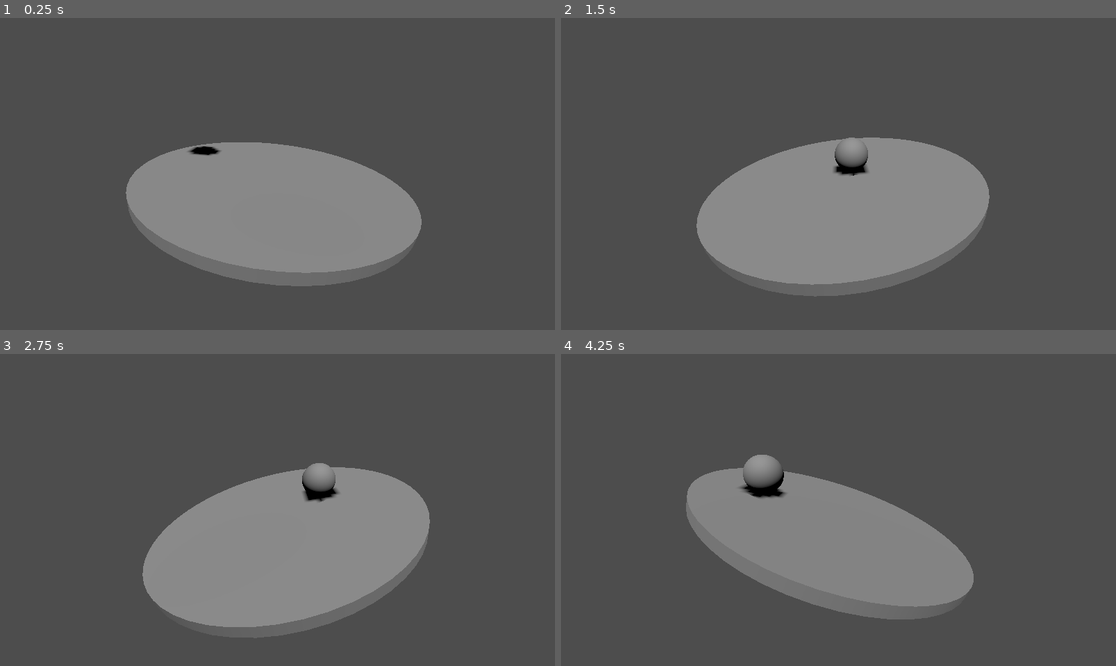
Above: before the commit, frames 1-4 (two rows, left to right).
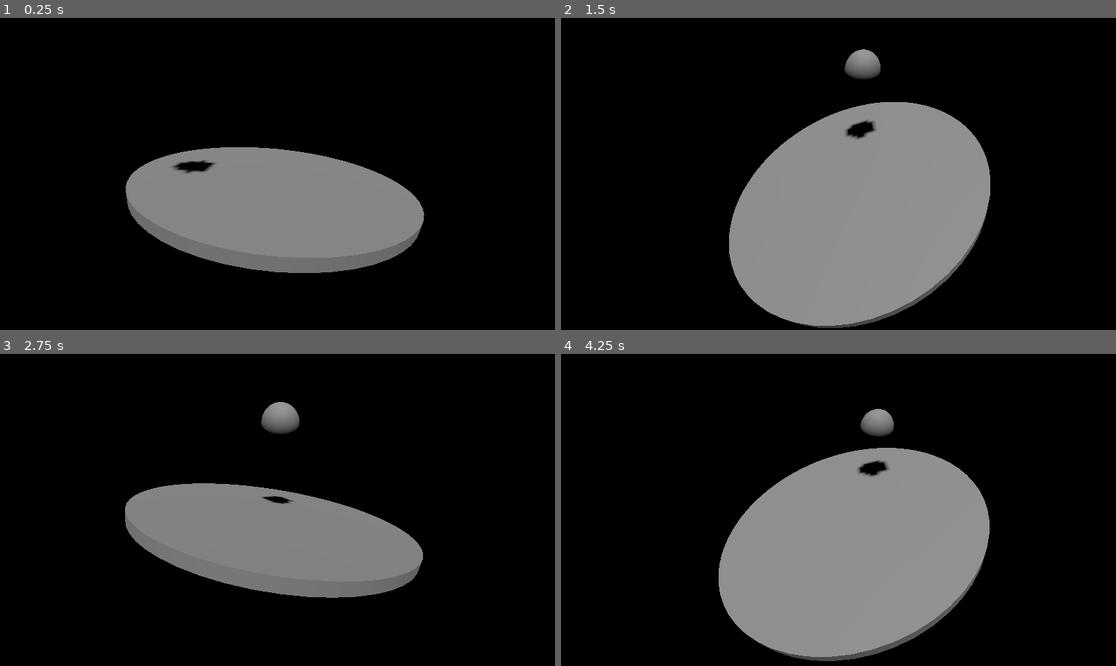
Above: after the commit, the same moments.

Repository: nonyx777/Balance3D
Game: Godot game, scene res://scenes/main.tscn
The game is run twice, just before and just after one commit, with the same random seed, the same clock (stepped at 60 frames per second) and the same inputs.
Inputs:
- Up to frame 1 (0.25 s): no input
- Up to frame 2 (1.5 s): no input
- Up to frame 3 (2.75 s): no input
- Up to frame 4 (4.25 s): no input

The runs differ from the first frame. In frame 1, 84% of the frame differs, in the area x 0-100%, y 0-100%; in frame 2, 82%; in frame 3, 88%; in frame 4, 87%.

Commit message:
bouncy ball, black background and other minor changes

Diff:
--- a/scenes/ball.tscn
+++ b/scenes/ball.tscn
@@ -1,8 +1,7 @@
 [gd_scene load_steps=4 format=3 uid="uid://kmdkwrwgwn7p"]
 
 [sub_resource type="PhysicsMaterial" id="PhysicsMaterial_hqqwv"]
-rough = true
-absorbent = true
+bounce = 1.0
 
 [sub_resource type="SphereShape3D" id="SphereShape3D_q8ld8"]
 radius = 0.2
--- a/scenes/main.tscn
+++ b/scenes/main.tscn
@@ -1,12 +1,16 @@
-[gd_scene load_steps=3 format=3 uid="uid://bivfm4wpxbf2s"]
+[gd_scene load_steps=4 format=3 uid="uid://bivfm4wpxbf2s"]
 
 [ext_resource type="PackedScene" uid="uid://d4ka7i1nyedp" path="res://scenes/disc.tscn" id="1_cv8n1"]
 [ext_resource type="PackedScene" uid="uid://kmdkwrwgwn7p" path="res://scenes/ball.tscn" id="2_gi288"]
+
+[sub_resource type="Environment" id="Environment_nr6uy"]
+background_mode = 1
 
 [node name="Main" type="Node3D"]
 
 [node name="Camera3D" type="Camera3D" parent="."]
 transform = Transform3D(1, 0, 0, 0, 0.921009, 0.389542, 0, -0.389542, 0.921009, 0, 0.993208, 2.29333)
+environment = SubResource("Environment_nr6uy")
 
 [node name="Disc" parent="." instance=ExtResource("1_cv8n1")]
 
@@ -15,4 +19,4 @@
 shadow_enabled = true
 
 [node name="Ball" parent="." instance=ExtResource("2_gi288")]
-transform = Transform3D(1, 0, 0, 0, 1, 0, 0, 0, 1, -1.05101, 2.02311, 0.263556)
+transform = Transform3D(1, 0, 0, 0, 1, 0, 0, 0, 1, -0.947398, 2.02311, 0.88959)
--- a/scripts/disc.gd
+++ b/scripts/disc.gd
@@ -1,8 +1,8 @@
 extends CharacterBody3D
 @onready var ball: RigidBody3D = $"../Ball"
-@onready var collision_shape_3d: CollisionShape3D = $CollisionShape3D
+@onready var collision: CollisionShape3D = $CollisionShape3D
 @export var max_angle: float = PI/6
-@export var snappiness: float = 1
+@export var snappiness: float = 1.05
 
 var new_transform = Transform3D()
 var position_tobe = Vector3()
@@ -18,7 +18,7 @@
 	if rotation_axis == Vector3.ZERO:
 		return
 
-	var desired_rotation = Basis(rotation_axis.normalized(), -max_angle * length / collision_shape_3d.shape.radius)
+	var desired_rotation = Basis(rotation_axis.normalized(), -max_angle * length / collision.shape.radius)
 	new_transform = transform
 	new_transform.basis = new_transform.basis.slerp(desired_rotation, snappiness * delta)
 	transform = new_transform
